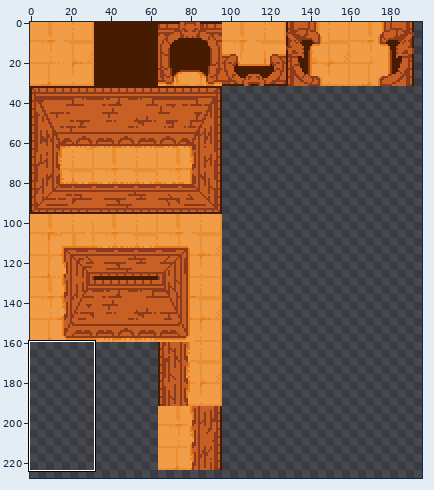
Sprite sheet, stored at textures/tiles.png. Above: a wide view before the commit, with the close-up outlined.
Close-up. First the earlier version:
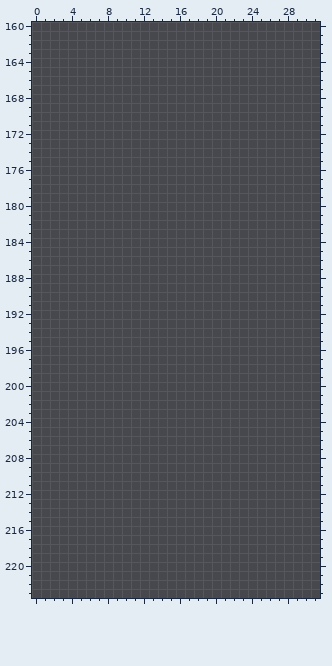
The file is 256x256 pixels. Shown: x 0..31, y 160..223. The wide view leaves out empty margins.
Palette (. is transparent): 
New version:
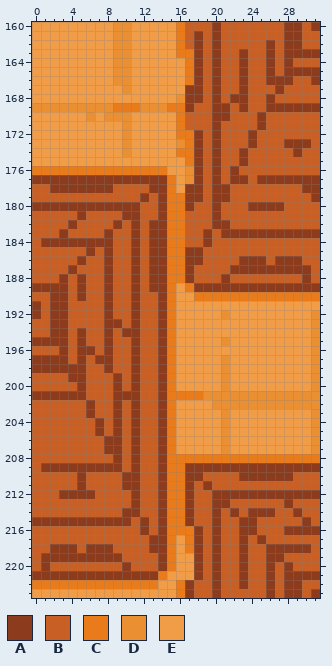
Colours new in this view: A #8c3c1d  B #c85f24  C #ea7b1a  D #eb8f33  E #f19c46
Difference:
Changed rows in their new state; - is an unchanged pixel.
first column x 0:
160 EEEEEEEEEDDEEEEECBBBABBBBBBBAABA
161 EEEEEEEEEDDEEEEECBABABBBBBBBAABB
162 EEEEEEEEEDDEEEEECBABABBBBBABAABB
163 EEEEEEEEEDDEEEEECCABABBABBABAAAA
164 EEEEEEEEEDDEEEEEECABABBABBABABBB
165 EEEEEEEEEDDEEEEEECABABBABBABAAAA
166 EEEEEEEEEDDEEEEEECABABBABBAAABBA
167 EEEEEEEEEEDEEEEEEAABABBABBBABBBB
168 EEEEEEEEEEEEEEEEDAABABAABBABBBBB
169 DDDDDDDDDCCCDDDCCABBAABABBAAAAAA
170 EEEEEEDEDDDEEEEECBBBAABBBABBBBBB
171 EEEEEEEEEEDEEEEECBBBABBBBABBBBBB
172 EEEEEEEEEEDEEEEECCABABBBABBBBBBB
173 EEEEEEEEEEDEEEEEDCABABBBABBBAAAB
174 EEEEEEEEEEDEEEEECCABABBABBBBBABB
175 EEEEEEEEEEEEEEEEECABABBABBBBBBBB
176 CCCCCCCCCCCCCCCEEDABABABBBBBBBBB
177 AAAAAAAAAAAAAAACEDABABAABAAAAAAA
178 BBAAAAAAABBBBAACEAABAABBBBBBBBAA
179 BBBBBBBBBBBBABACCAABAABBBBBBBBBA
180 AAAAAAAAAAAABBACCABBABBBAAAABBBB
181 BBBBBABBBBAABBACCBBBABBBBBBBBBBB
182 BBBBABBBBABABAACCBBBAABBBBBBBBBB
183 BBBABBBBABBABAACCBBABAAAAAAAAAAA
184 BAAAAAAAABBABAACCBBABBBBBBBBBBBB
185 BBBBBBABABBABAACCAABBBBBBBBBBBBB
186 BBBBBABBABBABAACCAABBBBAAABAAABB
187 BBBBABBBABBABAACCABBBBAAAAAAAAAB
188 BBBABABBABBABAACCABBBABBBBBBBBAB
189 AAAABABBABBABAACECAAAAAAAAAAAAAA
190 BBAABABBABBABBACEECCCCCCCCCCCCCC
191 ABAABBBBABBABBACEEEEEEEEEEEEEEEE
192 ABAABBBBABBABBACEEEEEDEEEEEEEEED
193 BBAABBBBAABABBACEEEEEEEEEEEEEEED
194 BBAABABBABAABBACEEEEEEEEEEEEEEED
195 AAAABABBABBABBACEEEEEDEEEEEEEEED
196 BBBABAABABBABBACEEEEEEEEEEEEEEED
197 AAAABABAABBABBACEEEEEDEEEEEEEEED
198 AAAAAABBABBABBACEEEEEDEEEEEEEEED
199 BBBBAABBBABABBACEEEEEDEEEEEEEEED
200 BBBBBABBBABABBACEEEEEDEEEEEEEEED
201 AAAAAABBBAAABBACCCCDDDDDDDDDDDDD
202 BBBBBBABBABABBACEEEEDDDDDDDDDDDD
203 BBBBBBABBABABBACEEEEEDEEEEEEEEED
204 BBBBBBBABABABBACEEEEEDEEEEEEEEED
205 BBBBBBBABABABBACEEEEEDEEEEEEEEED
206 BBBBBBBBAABABBACEEEEEDEEEEEEEEED
207 BBBBBBBBAABABBACEEEEEDEEEEEEEEED
208 BBBBBBBBBABABBACCCCCCCCCCCCCCCCC
209 BAAAAAAAAABABBACCAAAAAAAAAAAAAAA
210 BBBBBABBBBAABBACCAABBBBAAAAAABBB
211 BBBBBABBBBAABBACCABABBBBBBBBBBBB
212 BBBAAAABBBBABBACCABBAAAAAAAAAAAA
213 BBBBBBBBBBBABBACCABBAABBBBBBABBB
214 BBBBBBBBBBAABBACCABBABABAAABBABB
215 AAAAAAAAAAABABACCABBABBAABBBBBAB
216 BBBBBBBBBBBBABACCCABABBAABBBAAAA
217 BBBBBBBBBBBBBAACECABABBABABBBBBB
218 BBAAABAAABBBBAACECABABBABBAAAAAB
219 BAAAAAAAAABBBBACEEABABBABBAABBBB
220 BABBBBBBBBABBBACEEABABBABBABABBB
221 AAAAAAAAAAAAAACEEEABABBABBABAAAA
222 CCCCCCCCCCCCCCEECABBABBABBABAABB
223 EEEEEEEEEEEEEEEECABBABBBBBABAABA
Changed places in both close-ups, as pixel boxes (x1, y1, x2, y2):
added: (32, 22, 320, 598)
